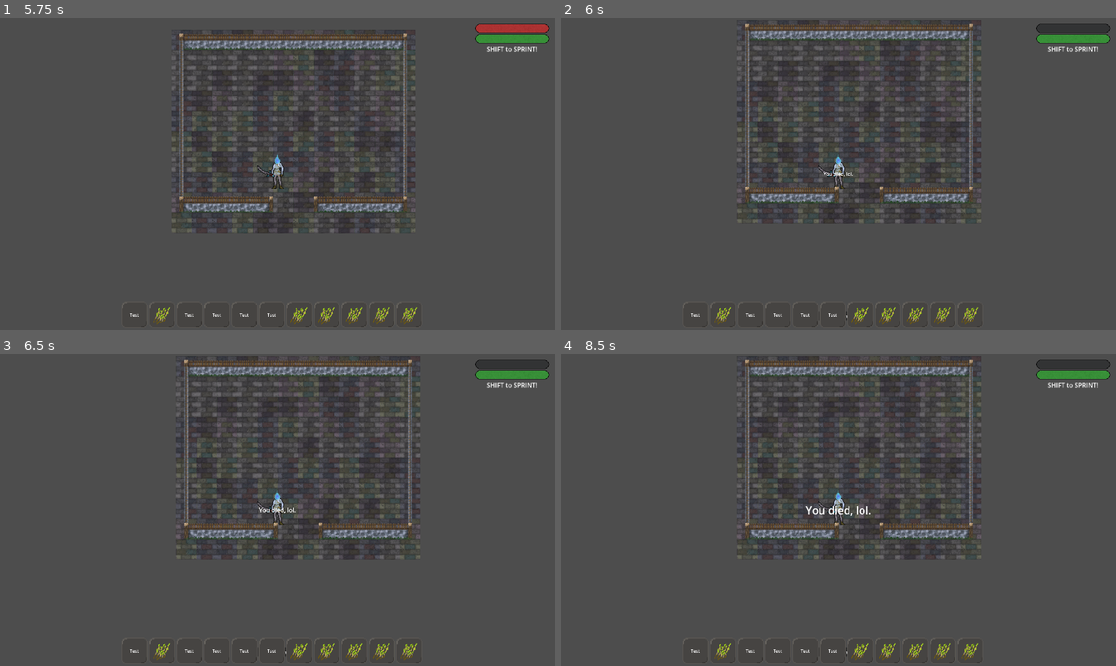
Above: before the commit, frames 1-4 (two rows, left to right).
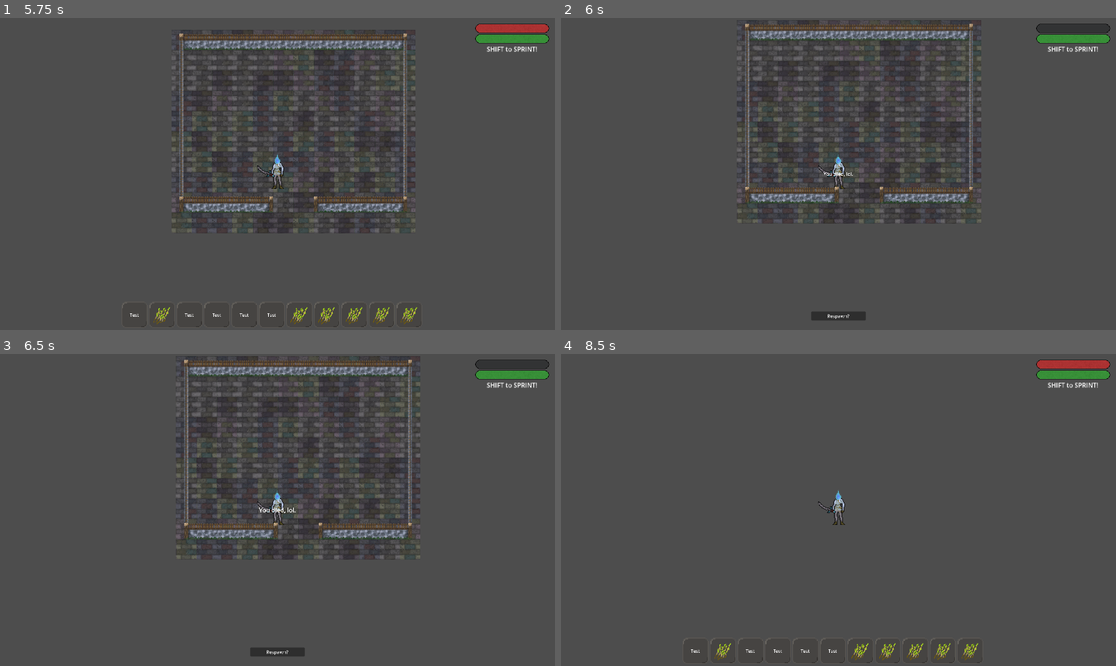
Above: after the commit, the same moments.

Repository: DropTheMag/Eldritch
Game: Godot game, scene res://Menus/MainMenu/MainMenu.tscn
The game is run twice, just before and just after one commit, with the same random seed, the same clock (stepped at 60 frames per second) and the same inputs.
Inputs (mouse positions are in pixels of both pictures, inside the frame that each line leads up to):
- Up to frame 1 (5.75 s): click "New Game" at 0.5 s; tap Enter at 1.25, 3.5 s; hold Right (ui_right) 1.28-2.03 s; tap E (e) at 1.35, 3.05, 3.6, 5.3 s; tap F (f) at 1.55, 2.1, 3.8, 4.35 s; tap Space at 2 s; hold Down (ui_down) 2.03-2.78 s; tap I (i) at 2.3, 2.85, 4.55, 5.1 s; hold Right (ui_right) 2.78-3.53 s; hold Up (ui_up) 3.53-4.28 s; hold Left (ui_left) from 4.28 s (still down)
- Up to frame 2 (6 s): release Left (ui_left) at 5.78 s; hold Down (ui_down) from 5.78 s (still down); tap K (k) at 5.85 s
- Up to frame 3 (6.5 s): keep holding Down (ui_down); tap F (f) at 6.05 s
- Up to frame 4 (8.5 s): release Down (ui_down) at 6.5 s; click "Respawn?" at 6.5 s; click (838, 653) at 7.25 s, where only the run before the commit has a clickable "Respawn?"; click (838, 653) at 8 s, where only the run before the commit has a clickable "Respawn?"

Frame 1 is identical in both runs. In frame 2, 0.5% of the frame differs, in the area x 22-76%, y 91-100%; in frame 3, 0.5%; in frame 4, 7.4%, in the area x 31-99%, y 0-97%.

Commit message:
Fixed hotbar overlap on death

Diff:
--- a/Player/Player.gd
+++ b/Player/Player.gd
@@ -40,6 +40,7 @@
 	# Set health bar, monitor player health and perform functions on it.
 	health_bar.value = health
 	if health <=0:
+		hot_bar.visible = false
 		player_controller.can_move = false
 		respawn_ui.visible = true
 		var testanim:AnimationPlayer = respawn_ui.get_node("DeathLabel/DeathLabelScaleAnimation")
--- a/Player/UI/Respawn/RespawnUI.gd
+++ b/Player/UI/Respawn/RespawnUI.gd
@@ -13,3 +13,4 @@
 	player.health = 100
 	player_controller.position = Vector2(0, 0)
 	player_controller.can_move = true
+	player.get_node("HotBar").visible = true
